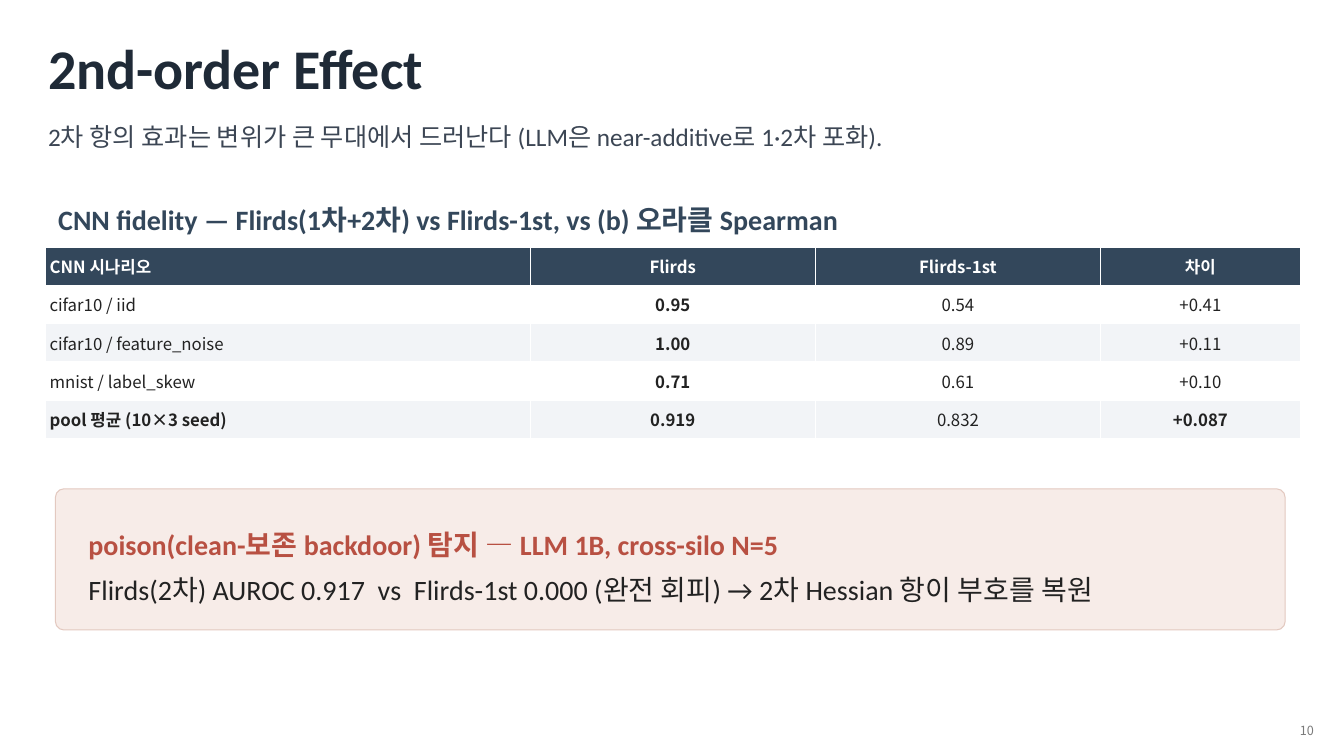
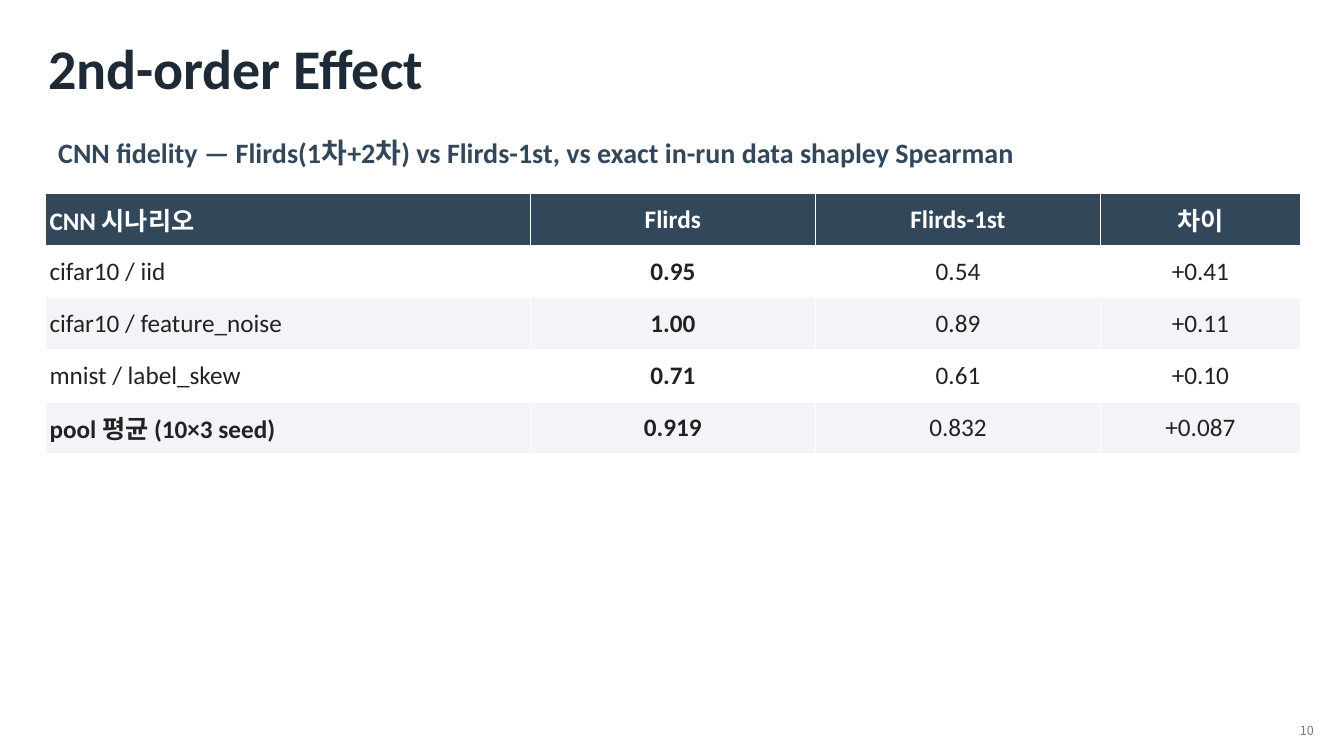
Before and after one commit to YongheeChoi/flirds, a slide deck: slide 10 of research-wiki/survey/presentations/flirds-seminar-intro/flirds-seminar-intro.pptx. Drawn at 1344x756 pixels with LibreOffice and Linux fonts; fonts in the diff are those of the drawing. Boxes give left, top, right and bottom in pixels: in the first picture for what was removed or moved away, otherwise in the second. Text is boxed around its words. In the diff, an @@ line names an element or a change of style, - is before the commit and + after.

```diff
--- a/research-wiki/survey/presentations/flirds-seminar-intro/flirds-seminar-intro.pptx
+++ b/research-wiki/survey/presentations/flirds-seminar-intro/flirds-seminar-intro.pptx
@@ text removed at (x1=48, y1=125, x2=882, y2=150) @@
-2차 항의 효과는 변위가 큰 무대에서 드러난다 (LLM은 near-additive로 1·2차 포화).
@@ text at (x1=58, y1=140, x2=1013, y2=168): text changed @@
-CNN fidelity — Flirds(1차+2차) vs Flirds-1st, vs (b) 오라클 Spearman
+CNN fidelity — Flirds(1차+2차) vs Flirds-1st, vs exact in-run data shapley Spearman
@@ table at (x1=45, y1=194, x2=1301, y2=454) @@
@@ size 12 to 18 pt, font Noto Sans CJK KR to Calibri @@
@@ bold off in "+0.087" @@
@@ table resized from (x1=45, y1=247, x2=1301, y2=439) to (x1=45, y1=194, x2=1301, y2=454) @@
@@ rounded rectangle removed at (x1=55, y1=489, x2=1286, y2=630) @@
@@ text removed at (x1=88, y1=531, x2=1093, y2=604) @@
-poison(clean-보존 backdoor) 탐지 — LLM 1B, cross-silo N=5
-Flirds(2차) AUROC 0.917 vs Flirds-1st 0.000 (완전 회피) → 2차 Hessian 항이 부호를 복원
```
Also in this commit, not shown: 4 other slides changed, 4 slides removed.
